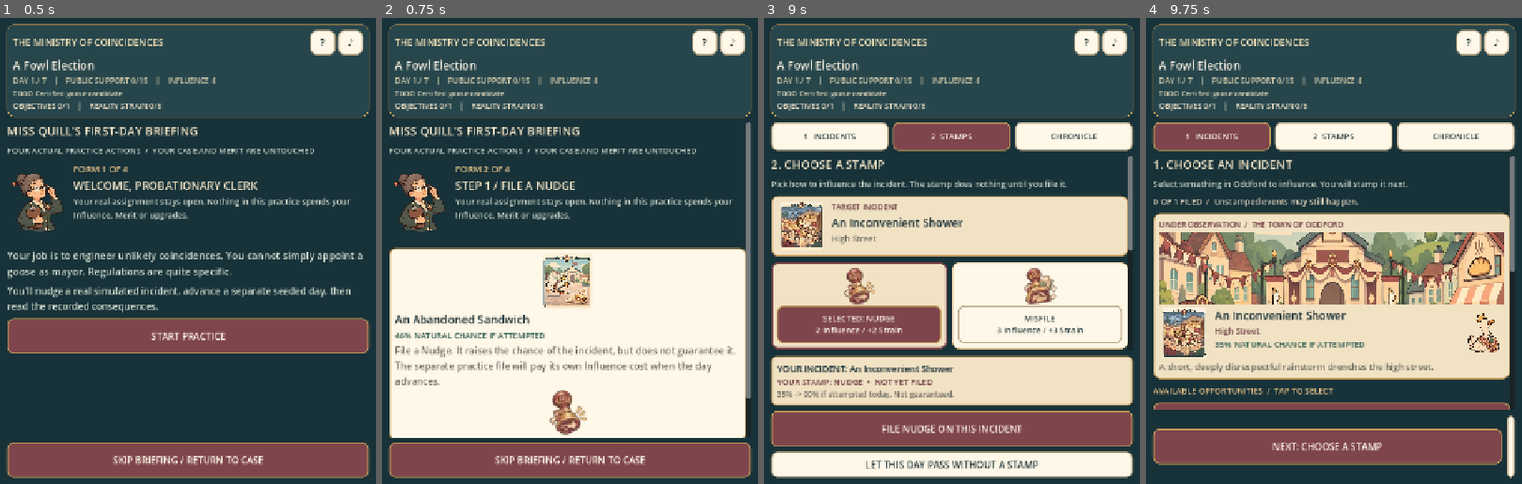
Above: before the commit, frames 1-4 (left to right).
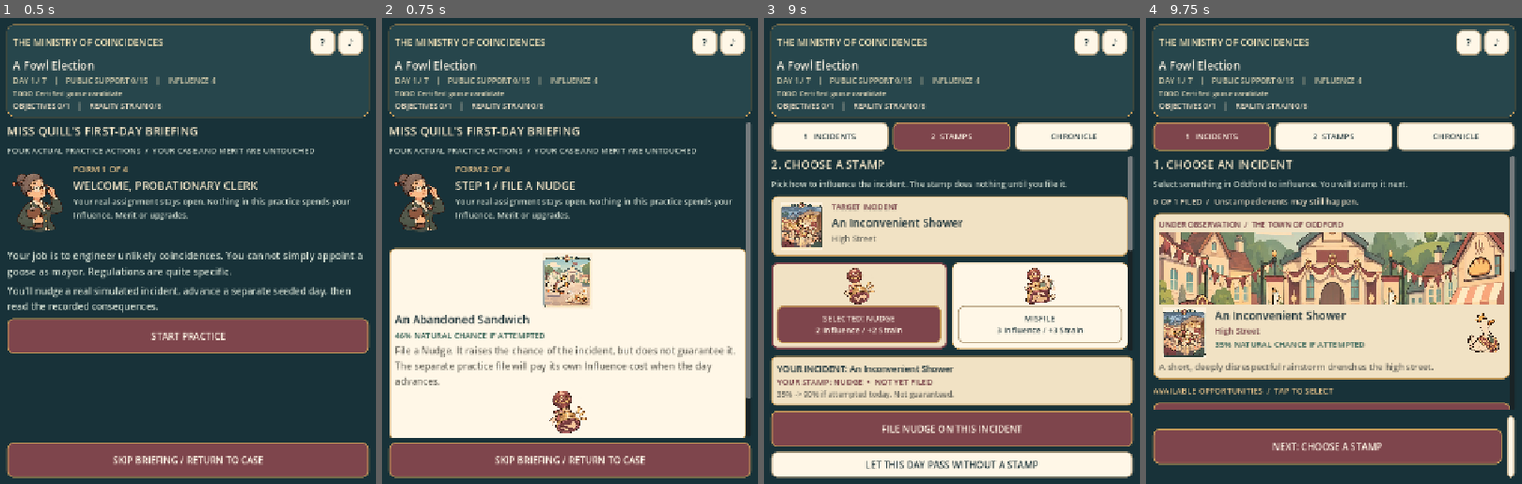
Above: after the commit, the same moments.

Repository: killjoy00/ministry
Game: Godot game, scene res://scenes/mobile_main.tscn
Same seed, same stepped clock (60 frames per second), same inputs: the game is played once before the commit and once after it. This scene is started directly instead of the project's main scene.
Inputs:
- Up to frame 1 (0.5 s): no input
- Up to frame 2 (0.75 s): click "START PRACTICE" at 0.5 s
- Up to frame 3 (9 s): click "?" at 1.25 s; click "REPLAY MISS QUILL'S BRIEFING" at 2 s; click "♪" at 2.75 s; click "QUIETER" at 3.5 s; click "LOUDER" at 4.25 s; click "REDUCED MOTION: OFF" at 5 s; click "REDUCED MOTION: ON" at 5.75 s; click "?" at 6.5 s; click "REPLAY MISS QUILL'S BRIEFING" at 7.25 s; click "FILE THE PRACTICE NUDGE" at 8 s; click "NEXT: CHOOSE A STAMP" at 8.75 s
- Up to frame 4 (9.75 s): click "1 INCIDENTS" at 9.5 s

Frame 1 is identical in both runs. In frame 2, 0.3% of the frame differs, in the area x 44-55%, y 79-90%; in frame 3, 0.5%, in the area x 21-78%, y 53-62%; in frame 4, nothing differs.

Commit message:
Use the existing high-resolution illustrated stamp seals on mobile, not the tiny thumbnails

Diff:
--- a/scripts/mobile/mobile_game.gd
+++ b/scripts/mobile/mobile_game.gd
@@ -318,7 +318,7 @@
         tile.add_child(contents)
         var seal := TextureRect.new()
         seal.name = "MobileSealArt_" + id
-        seal.texture = load("res://assets/illustrated/stamp_%s_small.webp" % id) as Texture2D
+        seal.texture = load("res://assets/illustrated/stamp_%s.webp" % id) as Texture2D
         seal.custom_minimum_size = Vector2(64, 62)
         seal.expand_mode = TextureRect.EXPAND_IGNORE_SIZE
         seal.stretch_mode = TextureRect.STRETCH_KEEP_ASPECT_CENTERED
@@ -845,7 +845,7 @@
         if tutorial_step == 1:
             col.add_child(_label("File a Nudge. It raises the chance of the incident, but does not guarantee it. The separate practice file will pay its own Influence cost when the day advances.", 16, MUTED))
             var seal := TextureRect.new()
-            seal.texture = load("res://assets/illustrated/stamp_nudge_small.webp") as Texture2D
+            seal.texture = load("res://assets/illustrated/stamp_nudge.webp") as Texture2D
             seal.custom_minimum_size.y = 75
             seal.expand_mode = TextureRect.EXPAND_IGNORE_SIZE
             seal.stretch_mode = TextureRect.STRETCH_KEEP_ASPECT_CENTERED
